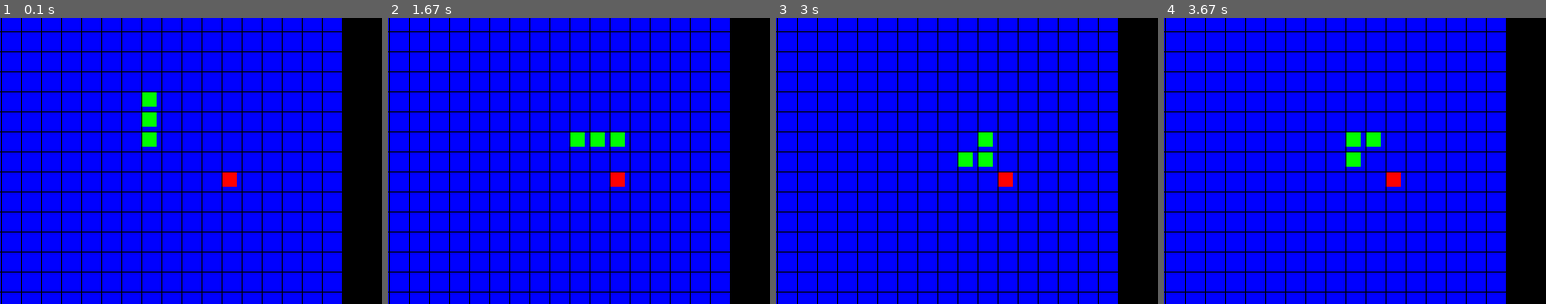
Above: before the commit, frames 1-4 (left to right).
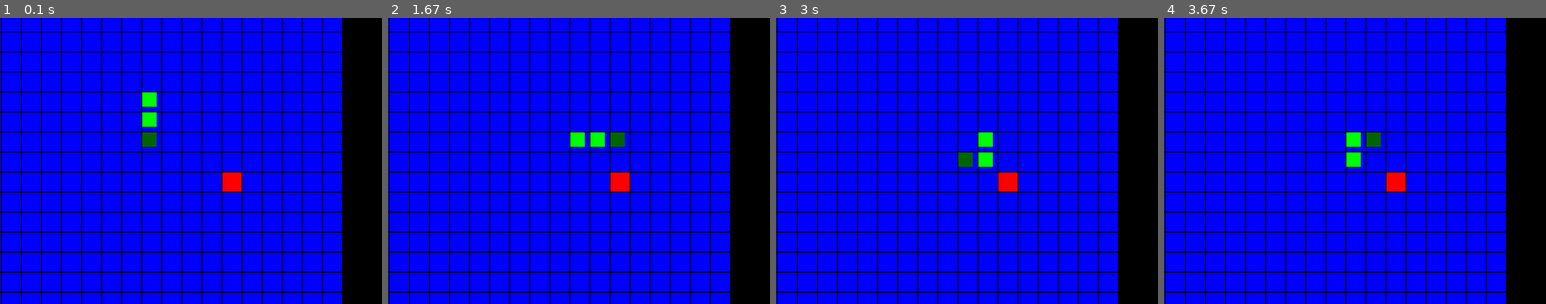
Above: after the commit, the same moments.

Repository: albert-polak/pygame-snake
Game: pygame game, started from main.py
The game is run twice, just before and just after one commit, with the same random seed, the same clock (stepped at 60 frames per second) and the same inputs.
Inputs:
- Up to frame 1 (0.1 s): no input
- Up to frame 2 (1.67 s): hold Right 0.33-0.8 s
- Up to frame 3 (3 s): hold Left 1.67-2.2 s; hold Down 2.23-2.53 s; hold Left 2.57-2.97 s
- Up to frame 4 (3.67 s): hold Up 3-3.37 s; hold Right from 3.4 s (still down)
The pictures show only the part of the screen within x 8-58%, y 15-65%; the shares and areas given below are measured in that part.

The runs differ from the first frame. In frame 1, 0.3% of the frame differs, in the area x 37-64%, y 40-61%; in frame 2, 0.3%; in frame 3, 0.3%; in frame 4, 0.3%.

Commit message:
Game over detection

Diff:
--- a/main.py
+++ b/main.py
@@ -8,6 +8,7 @@
         self.elements = [(10, 10), (10, 9), (10, 8)]
         self.snake_block_size = 15
         self.snake_colour = 'green'
+        self.snake_head_colour = 'darkgreen'
         self.direction = 'DOWN'
         self.velocity = 400
 
@@ -85,17 +86,24 @@
     def draw_snake(self):
         x, y = self.snake.elements[0]
         rect = pygame.Rect(x * (self.espace_size + self.espace_dist), y * (self.espace_size + self.espace_dist), self.snake.snake_block_size, self.snake.snake_block_size)
-        pygame.draw.rect(self.screen, self.snake.snake_colour, rect)
+        pygame.draw.rect(self.screen, self.snake.snake_head_colour, rect)
 
-        for element in self.snake.elements:
+        for element in self.snake.elements[1:]:
             x, y = element
             rect = pygame.Rect(x * (self.espace_size + self.espace_dist), y * (self.espace_size + self.espace_dist), self.snake.snake_block_size, self.snake.snake_block_size)
             pygame.draw.rect(self.screen, self.snake.snake_colour, rect)
 
     def draw_apple(self):
         x, y = self.apple.apple_pos
-        rect = pygame.Rect(x * (self.espace_size + self.espace_dist), y * (self.espace_size + self.espace_dist), self.snake.snake_block_size, self.snake.snake_block_size)
+        rect = pygame.Rect(x * (self.espace_size + self.espace_dist), y * (self.espace_size + self.espace_dist), self.espace_size, self.espace_size)
         pygame.draw.rect(self.screen, self.apple.apple_colour, rect)
+
+    def check_game_over(self):
+        if self.snake.elements[0][0] < 0 or self.snake.elements[0][0] >= self.grid_size[0] or self.snake.elements[0][1] < 0 or self.snake.elements[0][1] >= self.grid_size[1]:
+            print("GAME OVER")
+
+        if self.snake.elements[0] in self.snake.elements[1:]:
+            print("GAME OVER")
 
 
     def on_loop(self):
@@ -104,6 +112,7 @@
         self.draw_snake()
         self.draw_apple()
         self.apple.check_if_eaten()
+        self.check_game_over()
         self.clock.tick(60)
 
     def on_init(self):
